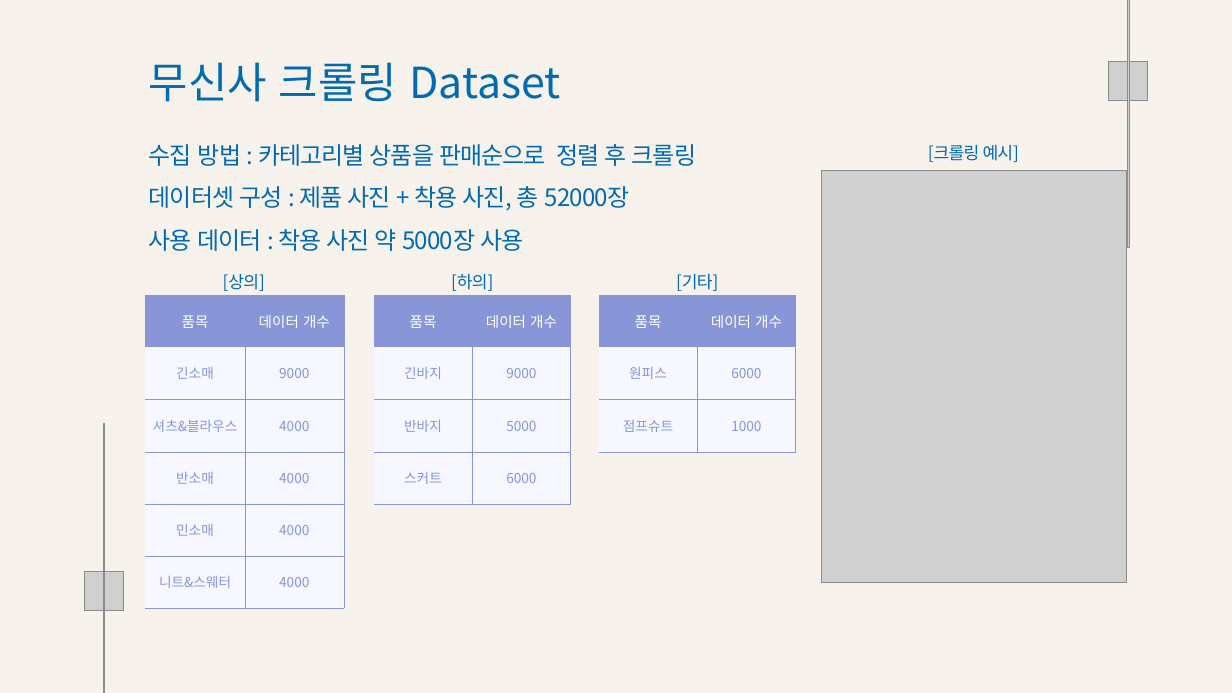
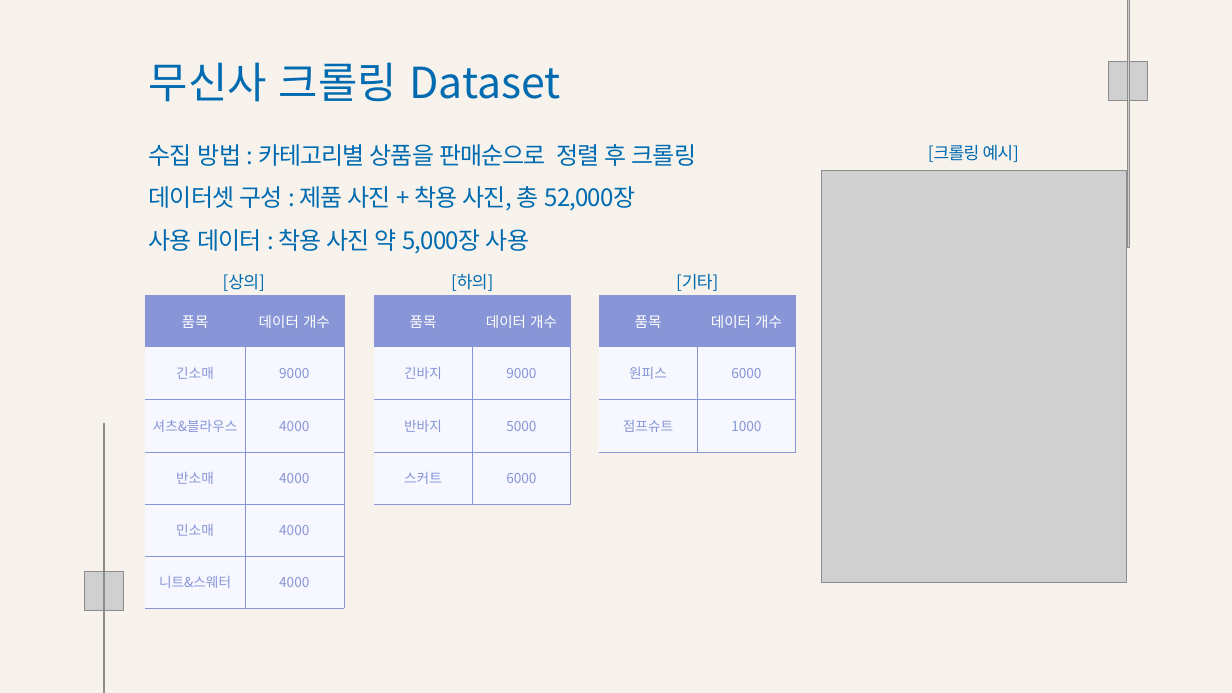
Before and after one commit to Playdata-G-DA35/DA35-final-team2-Item_Classification_RPA, a slide deck: slide 8 of documents/Clothes Detection 모델 결과 보고서.pptx. Drawn at 1232x693 pixels with LibreOffice and Linux fonts; fonts in the diff are those of the drawing; grey boxes stand for pictures; background and template pictures are left out. Boxes give left, top, right and bottom in pixels: in the first picture for what was removed or moved away, otherwise in the second. Text is boxed around its words. In the diff, an @@ line names an element or a change of style, - is before the commit and + after.

```diff
--- a/documents/Clothes Detection 모델 결과 보고서.pptx
+++ b/documents/Clothes Detection 모델 결과 보고서.pptx
@@ text at [149, 186, 636, 254]: text changed @@
-데이터셋 구성 : 제품 사진 + 착용 사진, 총 52000장
-사용 데이터 : 착용 사진 약 5000장 사용
+데이터셋 구성 : 제품 사진 + 착용 사진, 총 52,000장
+사용 데이터 : 착용 사진 약 5,000장 사용
```
Also in this commit, not shown: 2 other slides changed, 1 slide removed, 3 other files.
